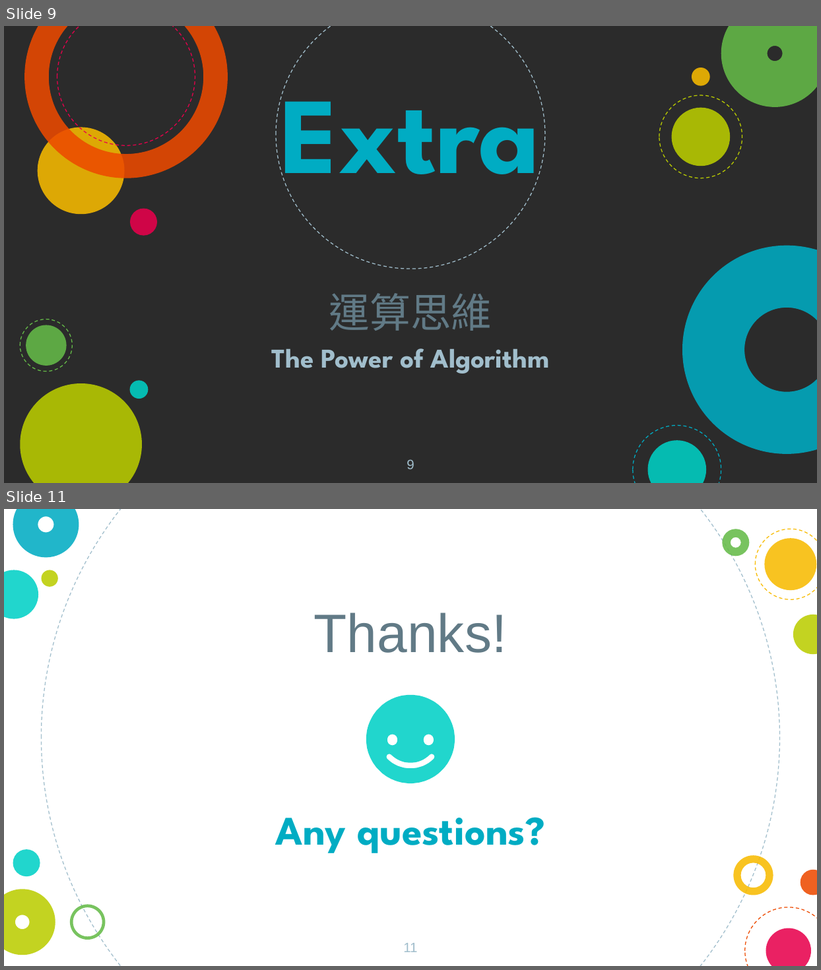
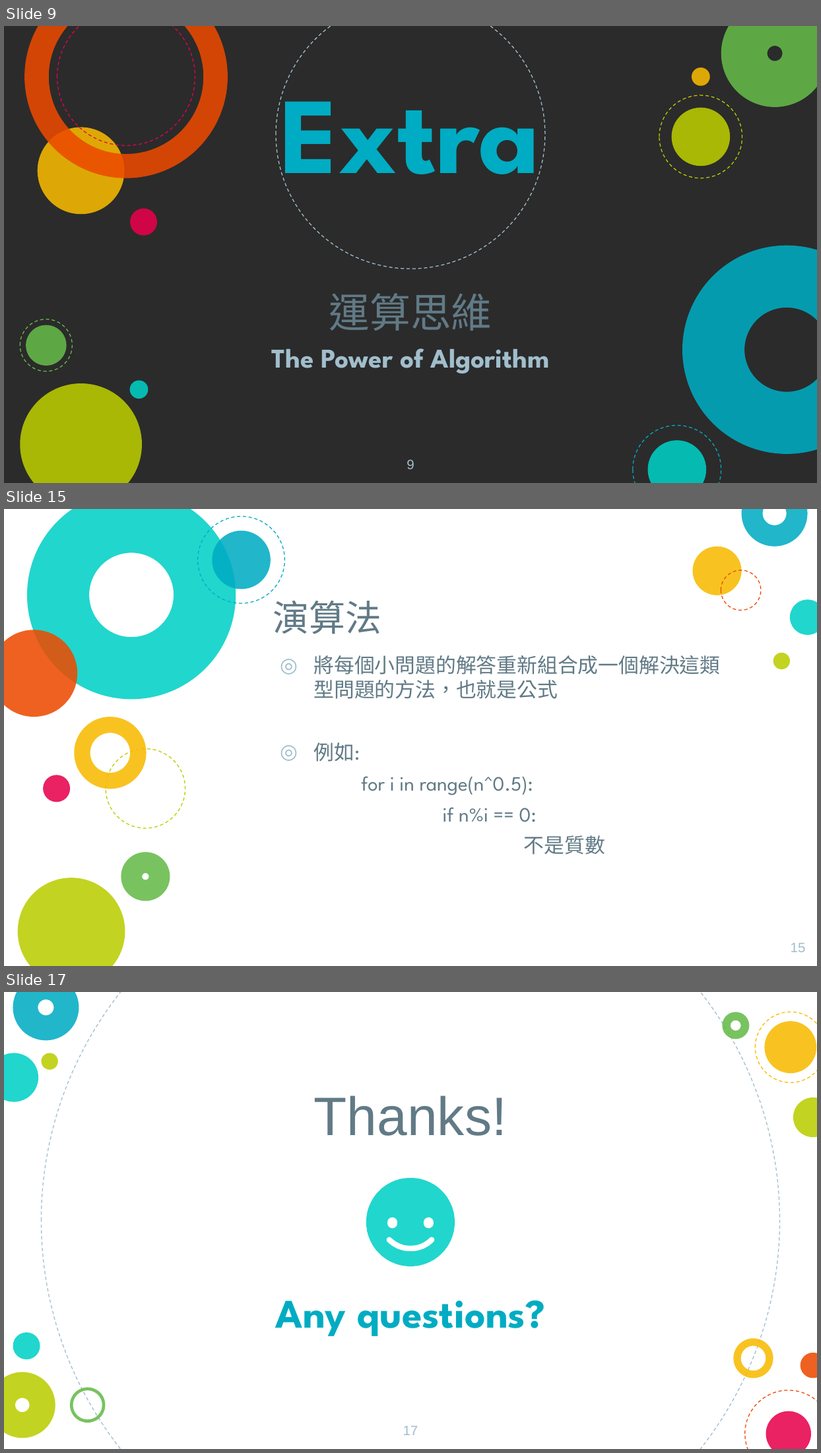
Before and after one commit to goder7015/python_edu, a slide deck: 簡報/day3b.pptx. Shown one above the other, each under a label of ours: slides 9 and 11 before the commit, slides 9, 15 and 17 after it; the slides between them are not shown. The pictures are 821x970 and 821x1453 pixels, drawn with LibreOffice and Linux fonts; fonts in the diff are those of the drawing; background and template pictures are left out; a plain dark background stands for a picture behind light text. Boxes give left, top, right and bottom in pixels: in the first picture for what was removed or moved away, otherwise in the second. Text is boxed around its words. In the diff, an @@ line names an element or a change of style, - is before the commit and + after.

```diff
--- a/簡報/day3b.pptx
+++ b/簡報/day3b.pptx
@@ slide 15 added at (4,509,817,966), background picture (left out) @@
@@ donut added at (26,509,236,699), fill #00D1C6 at 87% opacity @@
@@ ellipse added at (197,516,284,603), outline #00ACC3 0.75 pt dashed @@
@@ donut added at (741,509,807,547), fill #00ACC3 at 87% opacity @@
@@ ellipse added at (212,531,271,590), fill #00ACC3 at 87% opacity @@
@@ ellipse added at (693,547,741,595), fill #F8BB00 at 87% opacity @@
@@ ellipse added at (721,570,761,610), outline #ED4A00 0.75 pt dashed @@
@@ title added at (273,601,382,634), 32 pt, text #617A86 @@
+演算法
@@ ellipse added at (790,600,817,635), fill #00D1C6 at 87% opacity @@
@@ ellipse added at (4,630,77,717), fill #ED4A00 at 87% opacity @@
@@ text added at (314,656,720,855), 18 pt, text #617A86 @@
+◎ 將每個小問題的解答重新組合成一個解決這類型問題的方法，也就是公式
+◎ 例如:
+for i in range(n^0.5):
+if n%i == 0:
+不是質數
@@ ellipse added at (773,653,790,670), fill #BBCD00 at 87% opacity @@
@@ donut added at (74,717,147,789), fill #F8BB00 at 87% opacity @@
@@ ellipse added at (106,749,186,828), outline #BBCD00 0.75 pt dashed @@
@@ ellipse added at (43,775,70,802), fill #E8004C at 87% opacity @@
@@ donut added at (121,852,170,901), fill #65BB48 at 87% opacity @@
@@ ellipse added at (18,878,125,966), fill #BBCD00 at 87% opacity @@
@@ page number added at (791,943,806,953), 12 pt, text #A1BECC @@
+15
@@ what was slide 11 is now slide 17 @@
@@ page number at (403,1426,418,1436): text changed @@
-11
+17
```
Also in this commit, not shown: 1 slide changed, 5 other slides added.
